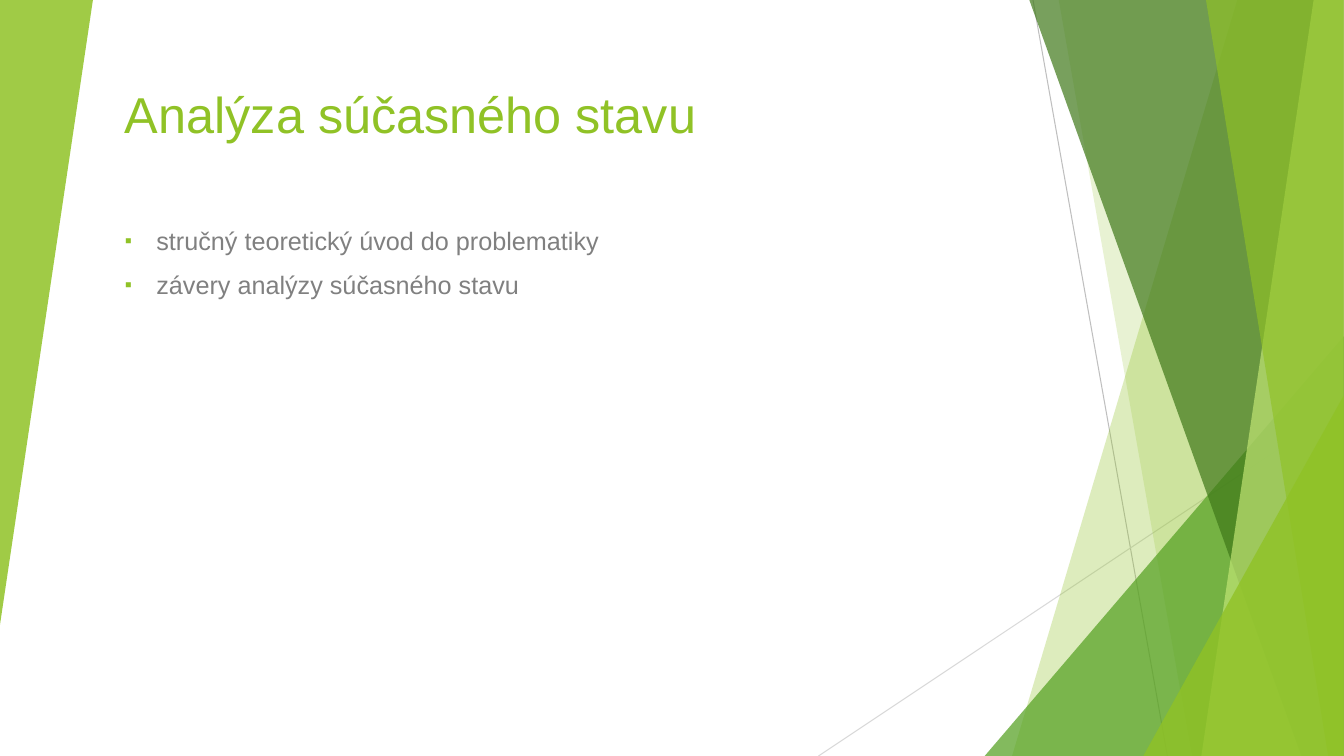
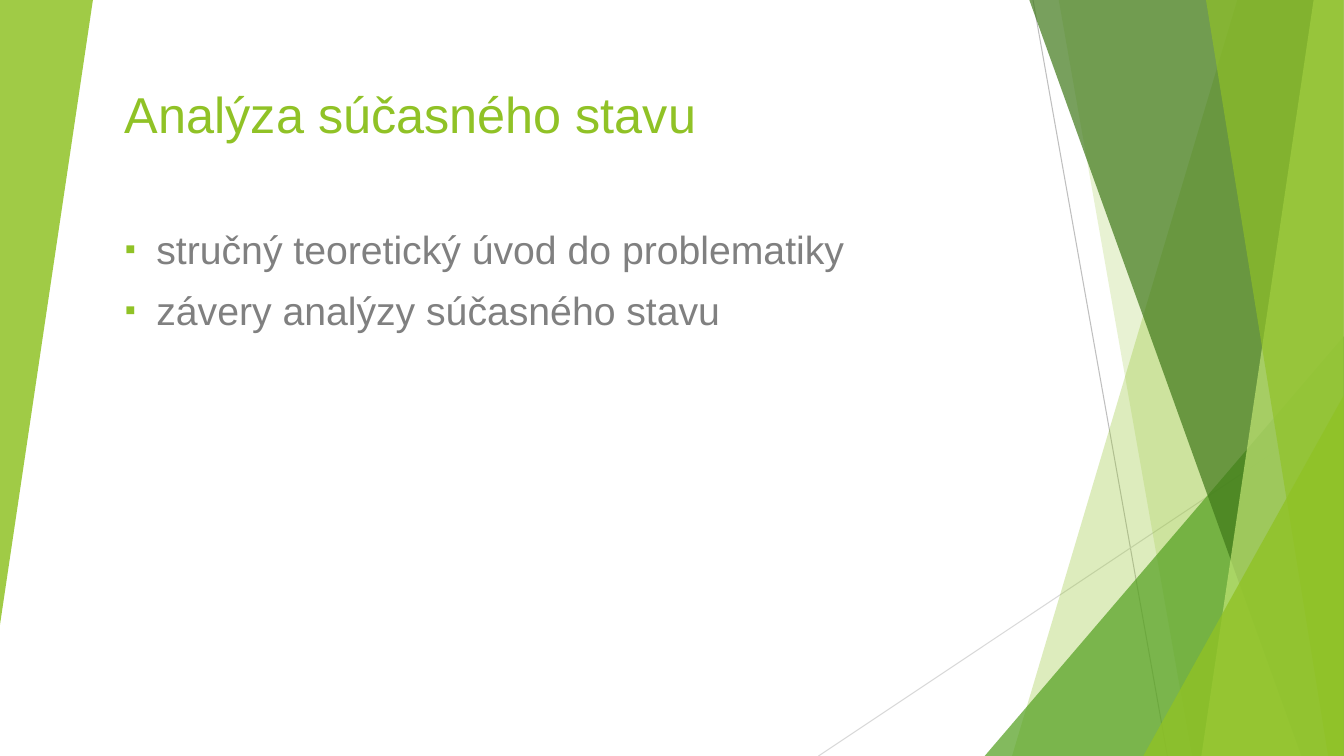
Before and after one commit to gameblaer/zaverecna_praca_bc, a slide deck: slide 3 of Prezentacia_Vrták_Martin.pptx. Drawn at 1344x756 pixels with LibreOffice and Linux fonts; fonts in the diff are those of the drawing. Boxes give left, top, right and bottom in pixels: in the first picture for what was removed or moved away, otherwise in the second. Text is boxed around its words. In the diff, an @@ line names an element or a change of style, - is before the commit and + after.

```diff
--- a/Prezentacia_Vrták_Martin.pptx
+++ b/Prezentacia_Vrták_Martin.pptx
@@ subtitle "stručný teoretický úvod do problematiky" at (156, 235, 844, 333): size 18 to 28 pt @@
```
Also in this commit, not shown: 4 other slides changed, 1 slide removed.
